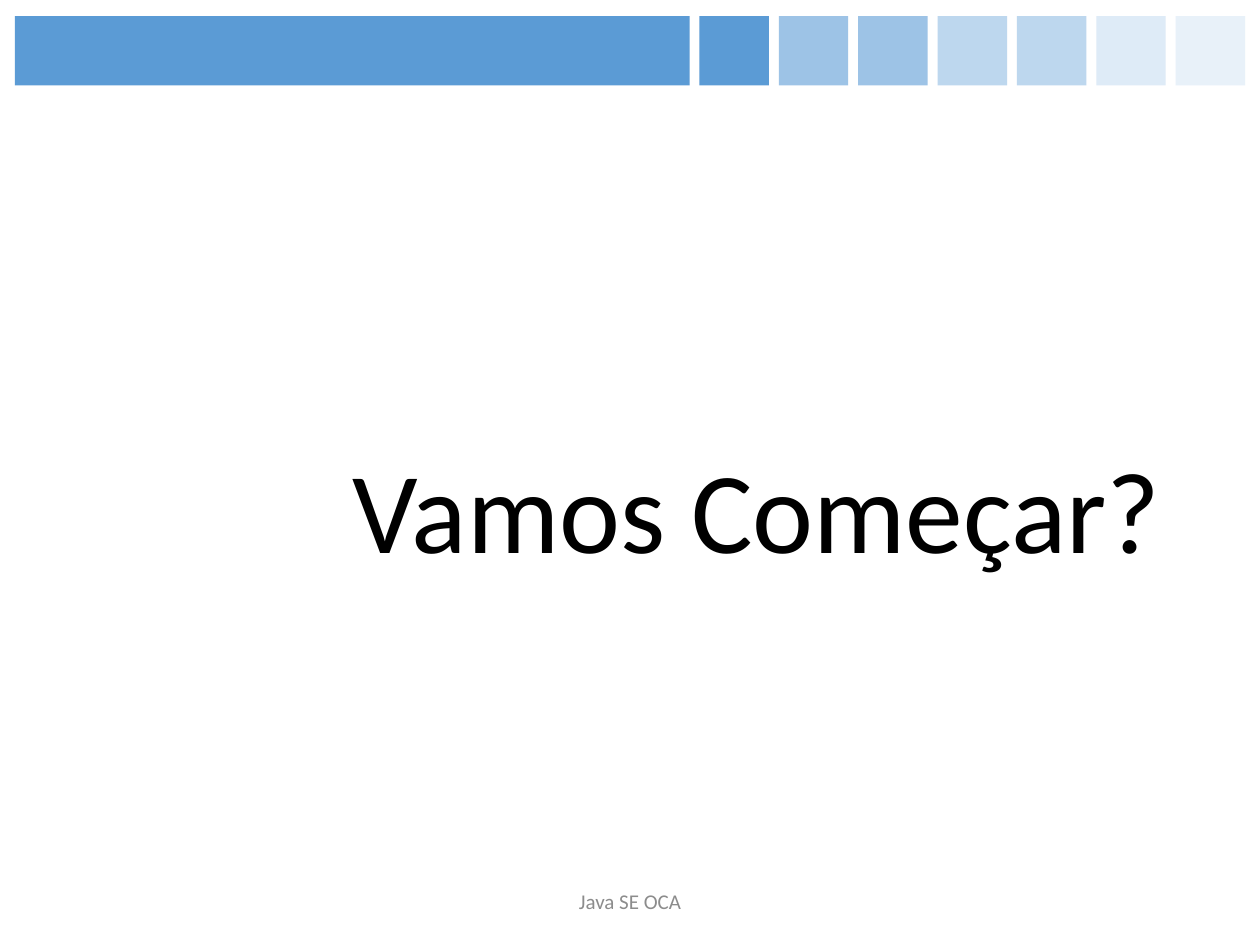
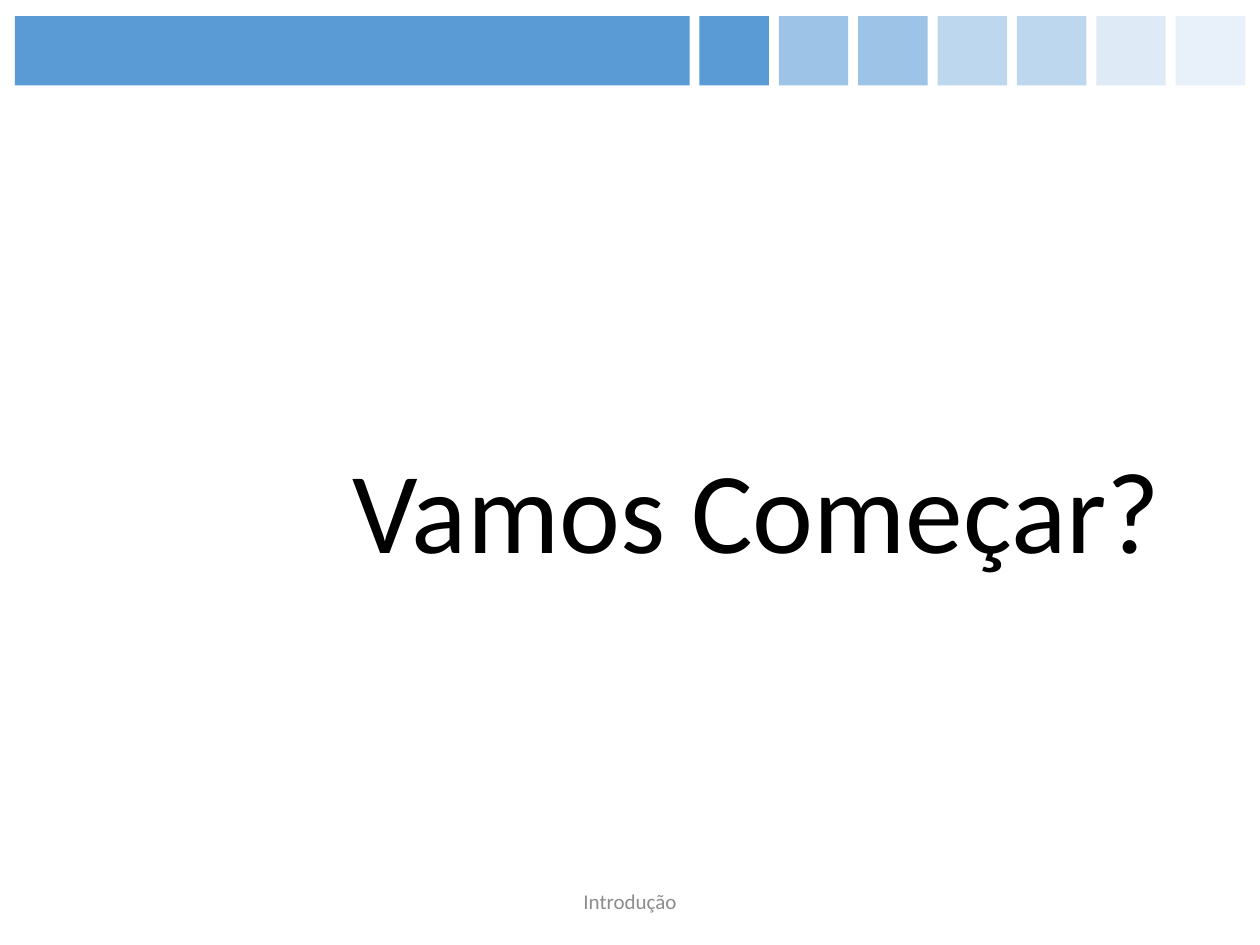
Before and after one commit to figueiredojrr/treinamentoJavaSeOcaAgosto, a slide deck: slide 5 of TreinamentoJavaSeOca/documentos/apresentação/OCA.pptx. Drawn at 1260x945 pixels with LibreOffice and Linux fonts; fonts in the diff are those of the drawing. Boxes give left, top, right and bottom in pixels: in the first picture for what was removed or moved away, otherwise in the second. Text is boxed around its words. In the diff, an @@ line names an element or a change of style, - is before the commit and + after.

```diff
--- a/TreinamentoJavaSeOca/documentos/apresentação/OCA.pptx
+++ b/TreinamentoJavaSeOca/documentos/apresentação/OCA.pptx
@@ text at (583,894,676,913): text changed @@
-Java SE OCA
+Introdução
```
Also in this commit, not shown: 14 other slides changed, 1 slide added.
